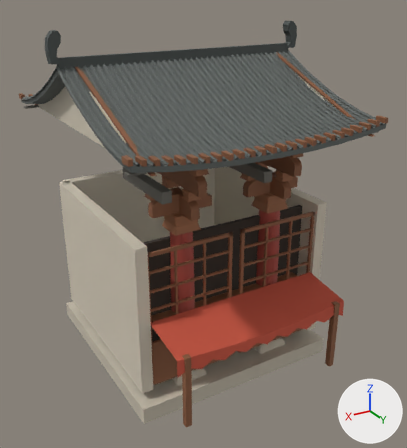
Before and after pictures for a commit that changed the glTF model assets/kit/architecture/shop-shijing.glb.
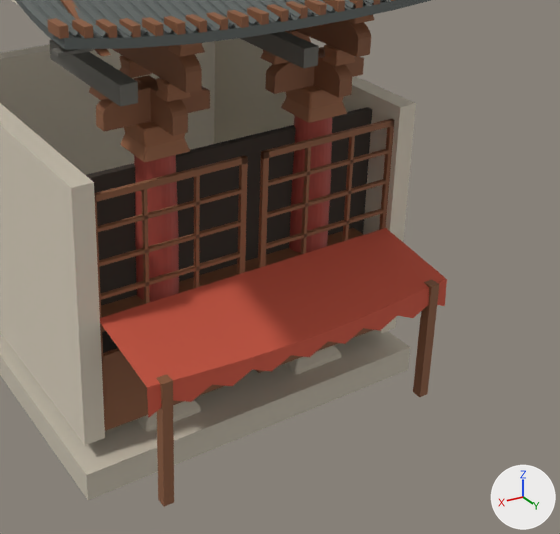
Old and new are each drawn whole from a camera (50 mm lens) standing at (4.83, 8.66, 6.69) and looking at (-0.16, 0.35, 2.54) and again close up on the part from 23% to 100% of the width and 32% to 99% of the height. Arrows for +X, +Y and +Z are at lower right; the lights stay in place. The last two pictures show the newer version. Vertices at exactly the same position are counted once.

Objects in the first close-up: 'shop_shijing'.
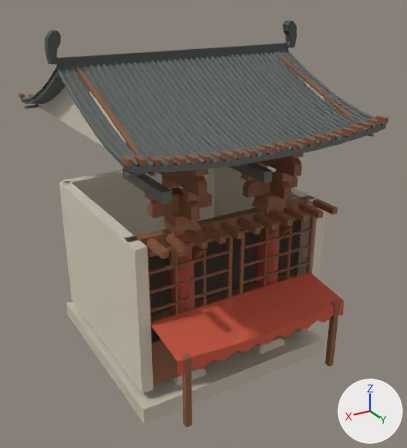
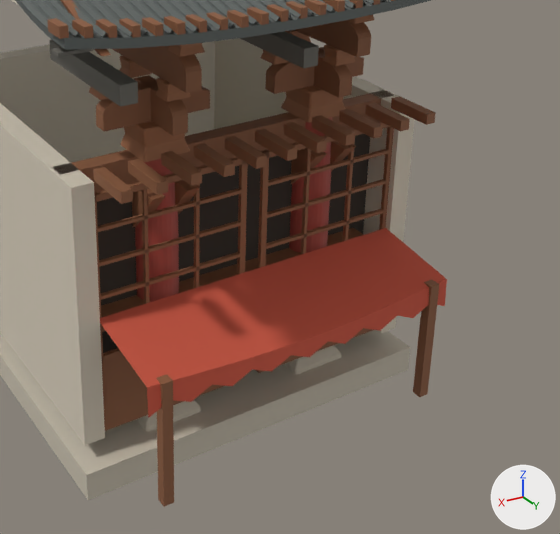
What differs and where, as boxes [x1, y1, x2, y2] in the close-ups (560 x 534 px):
part 1 of me_shop_shijing_plinth_base, added
    after: [59, 90, 392, 193]
part 2 of me_shop_shijing_plinth_base, added (brown)
    after: [391, 96, 436, 125]
part 3 of me_shop_shijing_plinth_base, added (brown)
    after: [365, 102, 410, 132]
part 4 of me_shop_shijing_plinth_base, added (brown)
    after: [339, 109, 383, 139]
part 5 of me_shop_shijing_plinth_base, added (brown)
    after: [312, 115, 355, 146]
part 6 of me_shop_shijing_plinth_base, added (brown)
    after: [284, 122, 327, 153]
part 7 of me_shop_shijing_plinth_base, added (brown)
    after: [255, 129, 297, 161]
part 8 of me_shop_shijing_plinth_base, added (brown)
    after: [225, 136, 267, 169]
part 9 of me_shop_shijing_plinth_base, added (brown)
    after: [194, 143, 235, 177]
part 10 of me_shop_shijing_plinth_base, added (brown)
    after: [161, 151, 202, 186]
part 11 of me_shop_shijing_plinth_base, added (brown)
    after: [128, 159, 168, 195]
part 12 of me_shop_shijing_plinth_base, added (brown)
    after: [93, 167, 133, 204]
part 13 of me_shop_shijing_plinth_base, added
    after: [132, 141, 356, 227]

Edits to the bpy script that builds the scene:
```text
Change me_shop_shijing_plinth_base:
    used by ob_shop_shijing; location = (0.0, 0.0, 0.15)
    remove me_shop_shijing_plinth_base.from_pydata(...)  # 5943 vertices, 9400 faces; spans x -2.34..2.34, y -2.6..2.64, z -0.15..5.89
    add me_shop_shijing_plinth_base.from_pydata(...)  # 6063 vertices, 9576 faces; spans x -2.34..2.34, y -2.6..2.64, z -0.15..5.89
    me_shop_shijing_plinth_base part 1: a new loose piece, a box spanning x -1.83..1.83, y 1.3..1.48, z 2.65..2.94, in mat_mat_timber (brown #8a5a3c)
    me_shop_shijing_plinth_base part 2: a new loose piece, a box spanning x -1.65..-1.55, y 1.75..2.24, z 2.95..3.05, in mat_mat_timber (brown #8a5a3c)
    me_shop_shijing_plinth_base part 3: a new loose piece, a box spanning x -1.33..-1.23, y 1.75..2.24, z 2.95..3.05, in mat_mat_timber (brown #8a5a3c)
    me_shop_shijing_plinth_base part 4: a new loose piece, a box spanning x -1.01..-0.91, y 1.75..2.24, z 2.95..3.05, in mat_mat_timber (brown #8a5a3c)
    me_shop_shijing_plinth_base part 5: a new loose piece, a box spanning x -0.69..-0.59, y 1.75..2.24, z 2.95..3.05, in mat_mat_timber (brown #8a5a3c)
    me_shop_shijing_plinth_base part 6: a new loose piece, a box spanning x -0.37..-0.27, y 1.75..2.24, z 2.95..3.05, in mat_mat_timber (brown #8a5a3c)
    me_shop_shijing_plinth_base part 7: a new loose piece, a box spanning x -0.05..0.05, y 1.75..2.24, z 2.95..3.05, in mat_mat_timber (brown #8a5a3c)
    me_shop_shijing_plinth_base part 8: a new loose piece, a box spanning x 0.27..0.37, y 1.75..2.24, z 2.95..3.05, in mat_mat_timber (brown #8a5a3c)
    me_shop_shijing_plinth_base part 9: a new loose piece, a box spanning x 0.59..0.69, y 1.75..2.24, z 2.95..3.05, in mat_mat_timber (brown #8a5a3c)
    me_shop_shijing_plinth_base part 10: a new loose piece, a box spanning x 0.91..1.01, y 1.75..2.24, z 2.95..3.05, in mat_mat_timber (brown #8a5a3c)
    me_shop_shijing_plinth_base part 11: a new loose piece, a box spanning x 1.23..1.33, y 1.75..2.24, z 2.95..3.05, in mat_mat_timber (brown #8a5a3c)
    me_shop_shijing_plinth_base part 12: a new loose piece, a box spanning x 1.55..1.65, y 1.75..2.24, z 2.95..3.05, in mat_mat_timber (brown #8a5a3c)
    me_shop_shijing_plinth_base part 13
    12 vertices are added at x -1.12..0.99, y 1.39..1.77, z 2.21..2.65
    12 new vertices lie (0.13, 0.0, 0.0) away from vertices in x -1.12..0.99, y 1.39..1.77, z 2.21..2.65
    32 new faces join them, mat_mat_timber (brown #8a5a3c)
```
